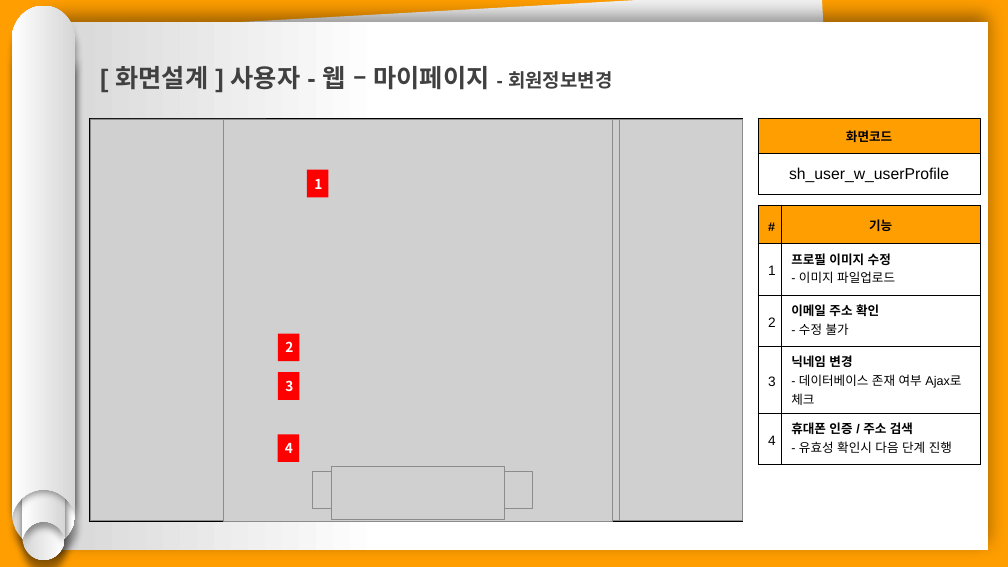
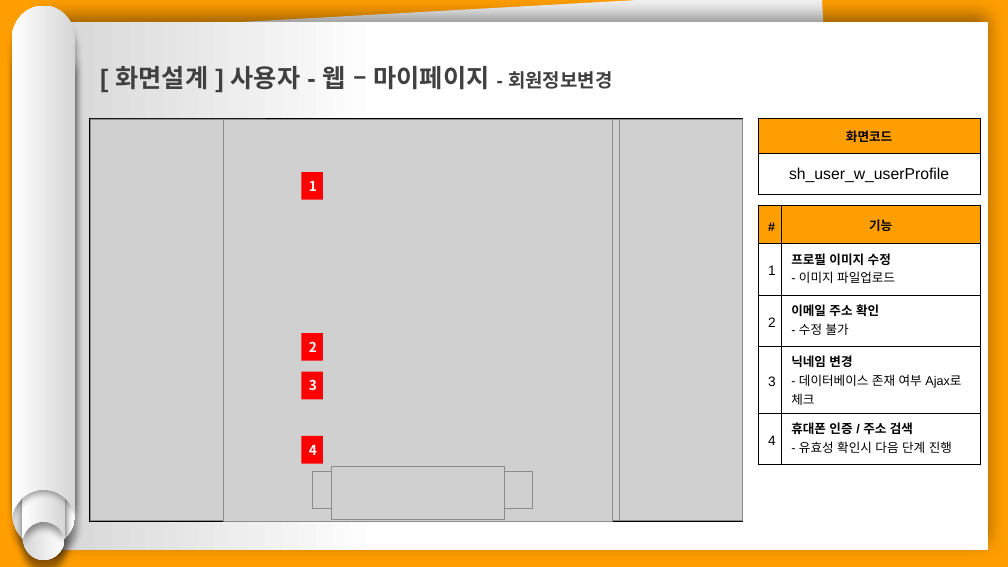
Before and after one commit to hhsw07/ezen-academy-projects, a slide deck: slide 4 of 0 발표용 파워포인트/project06 - 파워포인트 종합 - 서희.pptx. Drawn at 1008x567 pixels with LibreOffice and Linux fonts; fonts in the diff are those of the drawing; grey boxes stand for pictures. Boxes give left, top, right and bottom in pixels: in the first picture for what was removed or moved away, otherwise in the second. Text is boxed around its words. In the diff, an @@ line names an element or a change of style, - is before the commit and + after.

```diff
--- a/0 발표용 파워포인트/project06 - 파워포인트 종합 - 서희.pptx
+++ b/0 발표용 파워포인트/project06 - 파워포인트 종합 - 서희.pptx
@@ rectangle "1": place and size @@
-rectangle "1" at (307,170,329,198)
+rectangle "1" at (302,172,324,200)
@@ 3 rectangles: place and size @@
-3 rectangles at (278,333,300,462)
+3 rectangles at (302,333,324,464)
```
Also in this commit, not shown: 1 other slide changed, 7 slides added.
